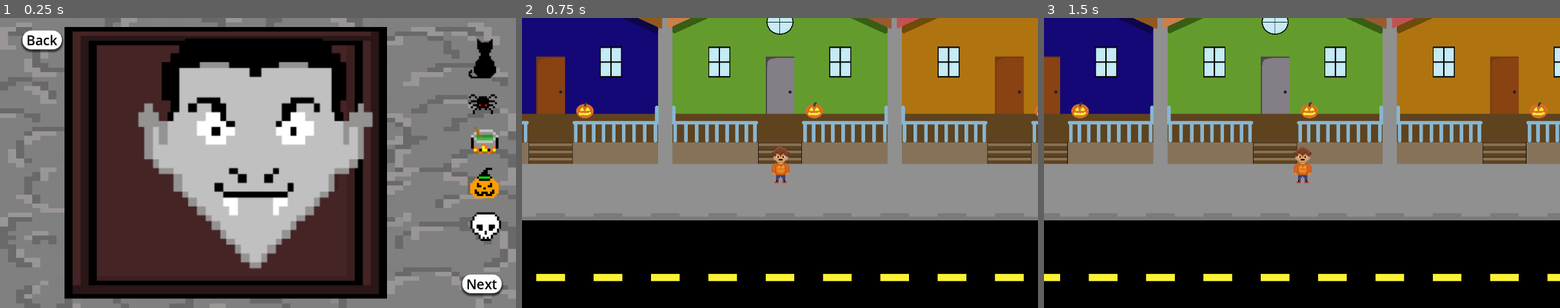
Above: before the commit, frames 1-3 (left to right).
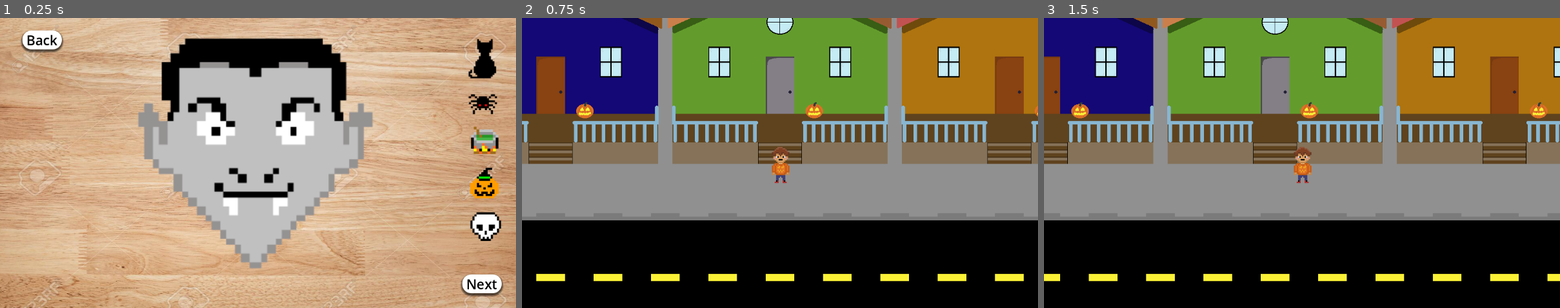
Above: after the commit, the same moments.

Repository: DepressoExpressoBoi/godot-wild-jam-masks
Game: Godot game, scene res://scenes/masks_drag/vampire_mask.tscn
Two runs of this game, one before a commit and one after it. Both use one fixed random seed, a clock stepped at 60 frames per second and the inputs below. This scene is started directly instead of the project's main scene.
Inputs (mouse positions are in pixels of both pictures, inside the frame that each line leads up to):
- Up to frame 1 (0.25 s): no input
- Up to frame 2 (0.75 s): click "Next" at 0.5 s
- Up to frame 3 (1.5 s): tap Enter at 1.25 s; move the mouse to (1415, 148) at 1.27 s; hold Right (ui_right) from 1.28 s (still down); click (1415, 148) at 1.42 s

The runs differ from the first frame. In frame 1, 74% of the frame differs, in the area x 0-100%, y 0-100%; in frame 2, nothing differs; in frame 3, nothing differs.

Commit message:
mouse settings fixed

Diff:
--- a/scenes/masks_drag/frankenstein_mask.tscn
+++ b/scenes/masks_drag/frankenstein_mask.tscn
@@ -52,6 +52,7 @@
 offset_top = -9.0
 offset_right = 1159.0
 offset_bottom = 659.0
+mouse_filter = 1
 theme_override_styles/panel = SubResource("StyleBoxTexture_3fedq")
 
 [node name="frankenstein" type="Panel" parent="."]
@@ -64,6 +65,7 @@
 offset_bottom = 585.0
 grow_horizontal = 2
 grow_vertical = 2
+mouse_filter = 1
 theme_override_styles/panel = SubResource("StyleBoxTexture_0u167")
 
 [node name="back_Button" type="Button" parent="."]
@@ -103,7 +105,7 @@
 "
 
 [node name="cat_drag" parent="." instance=ExtResource("4_ebl50")]
-position = Vector2(614, -159)
+position = Vector2(608, -155)
 
 [node name="spider_drag" parent="." instance=ExtResource("5_8pyfc")]
 position = Vector2(553, -84)
--- a/scenes/masks_drag/vampire_mask.tscn
+++ b/scenes/masks_drag/vampire_mask.tscn
@@ -49,11 +49,11 @@
 script = ExtResource("1_xrq1v")
 
 [node name="table" type="Panel" parent="."]
-visible = false
 offset_left = -8.0
 offset_top = -9.0
 offset_right = 1165.0
 offset_bottom = 659.0
+mouse_filter = 1
 theme_override_styles/panel = SubResource("StyleBoxTexture_k7vlo")
 
 [node name="vampire" type="Panel" parent="."]
@@ -66,6 +66,7 @@
 offset_bottom = 579.0
 grow_horizontal = 2
 grow_vertical = 2
+mouse_filter = 1
 theme_override_styles/panel = SubResource("StyleBoxTexture_1s0x6")
 
 [node name="back_Button" type="Button" parent="."]
--- a/scenes/masks_drag/warewolf_mask.tscn
+++ b/scenes/masks_drag/warewolf_mask.tscn
@@ -48,11 +48,11 @@
 script = ExtResource("1_ivrf5")
 
 [node name="table" type="Panel" parent="."]
-visible = false
 offset_left = -8.0
 offset_top = -9.0
 offset_right = 1165.0
 offset_bottom = 659.0
+mouse_filter = 1
 theme_override_styles/panel = SubResource("StyleBoxTexture_db7ex")
 
 [node name="warewolf" type="Panel" parent="."]
@@ -65,6 +65,7 @@
 offset_bottom = 580.0
 grow_horizontal = 2
 grow_vertical = 2
+mouse_filter = 1
 theme_override_styles/panel = SubResource("StyleBoxTexture_i724l")
 
 [node name="back_Button" type="Button" parent="."]
